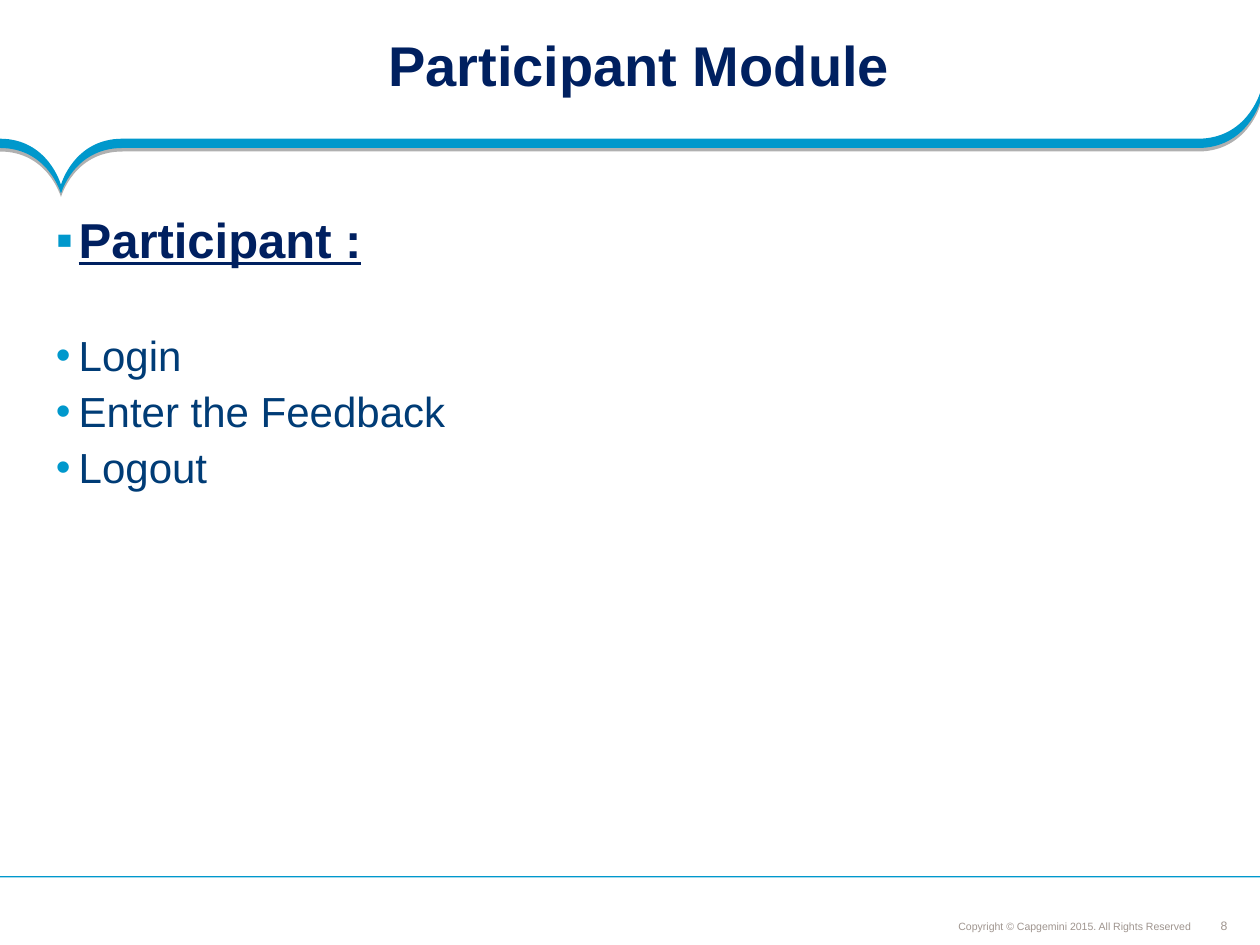
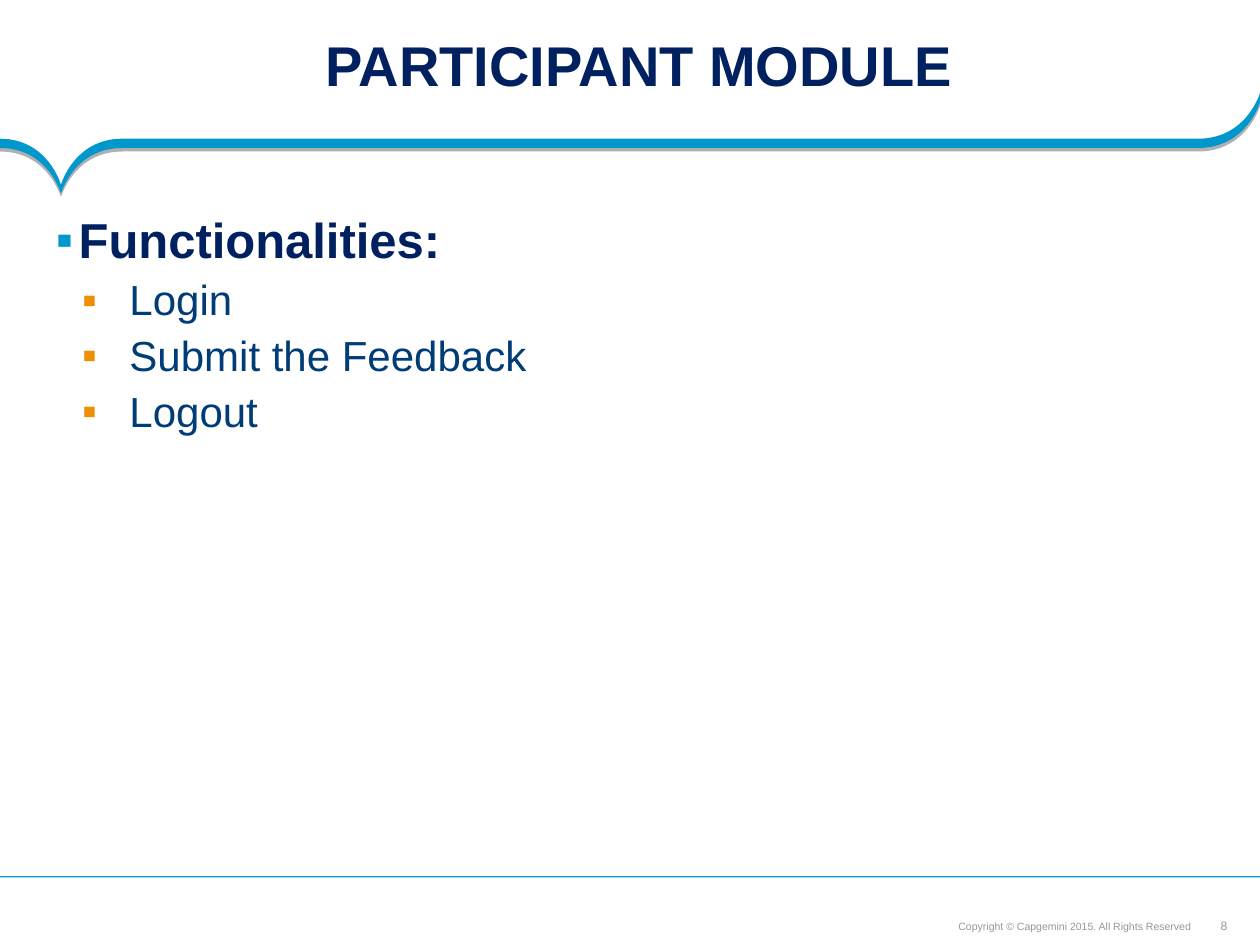
Before and after one commit to SaiEshwar157233/FeedbackMS, a slide deck: slide 8 of Feedback_managment_PLP Documents/ProjectDocuments/Requirements/Understanding Documents/Feedback Management System.ppt. Drawn at 1260x945 pixels with LibreOffice and Linux fonts; fonts in the diff are those of the drawing; background and template pictures are left out. Boxes give left, top, right and bottom in pixels: in the first picture for what was removed or moved away, otherwise in the second. Text is boxed around its words. In the diff, an @@ line names an element or a change of style, - is before the commit and + after.

```diff
--- a/Feedback_managment_PLP Documents/ProjectDocuments/Requirements/Understanding Documents/Feedback Management System.ppt
+++ b/Feedback_managment_PLP Documents/ProjectDocuments/Requirements/Understanding Documents/Feedback Management System.ppt
@@ title at [326,47,952,87]: text changed @@
-Participant Module
+PARTICIPANT MODULE
@@ text at [79,222,440,259]: text changed @@
-▪ Participant :
+▪ Functionalities:
@@ text at [129,284,257,435]: bullet • to ▪; list level 1 to 2 in "Login"; bullet colour #0098CC to #EE8E00; list level 1 to 2 in "Logout" @@
@@ text at [129,340,526,372]: text changed @@
-• Enter the Feedback
+  ▪ Submit the Feedback
```
Also in this commit, not shown: 9 other slides changed, 6 slides added, 10 slides removed, 4 other files.
